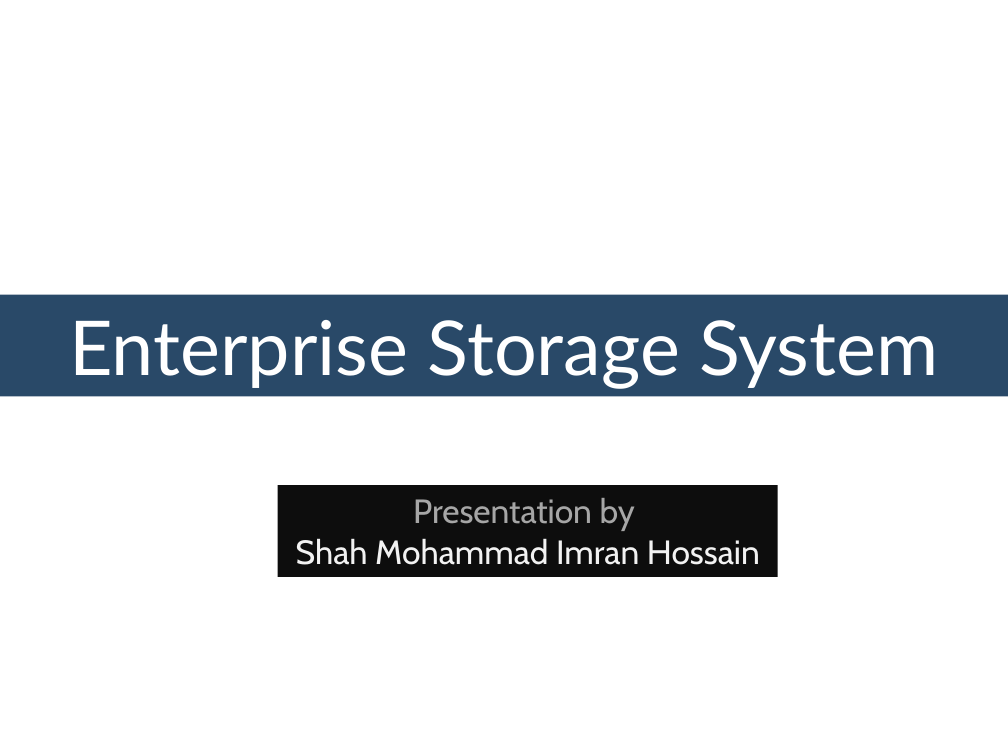
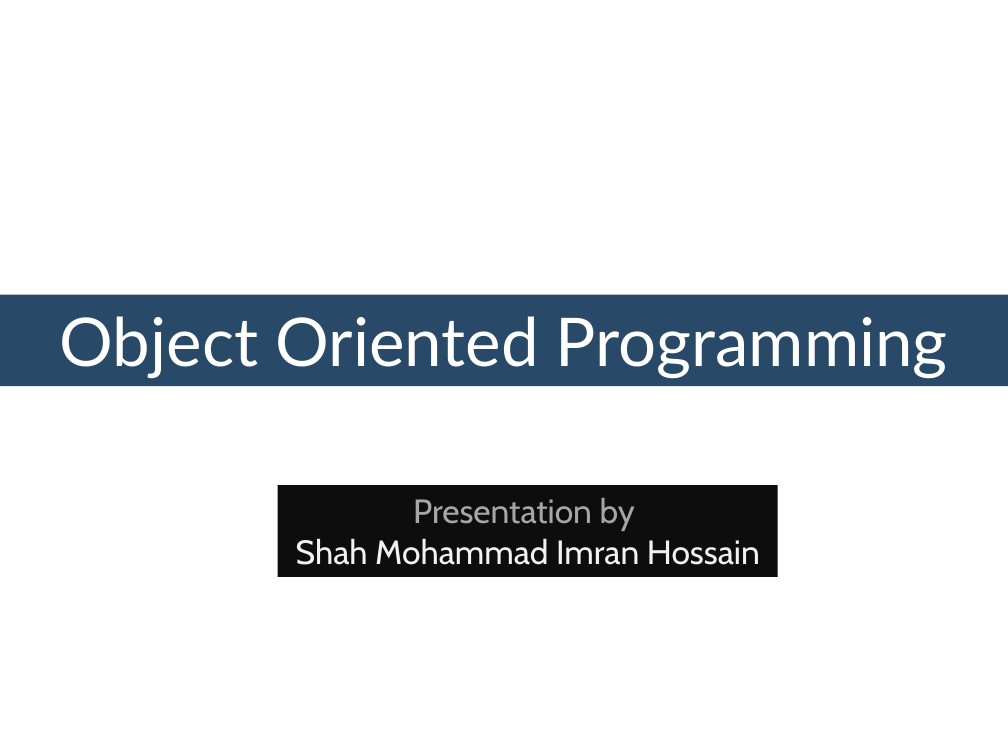
Before and after one commit to Imran4424/C-Plus-Plus-Object-Oriented, a slide deck: slide 1 of OOP.pptx. Drawn at 1008x756 pixels with LibreOffice and Linux fonts; fonts in the diff are those of the drawing; background and template pictures are left out. Boxes give left, top, right and bottom in pixels: in the first picture for what was removed or moved away, otherwise in the second. Text is boxed around its words. In the diff, an @@ line names an element or a change of style, - is before the commit and + after.

Commit message:
oop

```diff
--- a/OOP.pptx
+++ b/OOP.pptx
@@ rectangle "Object Oriented Programming": place and size @@
-rectangle "Object Oriented Programming" at (0, 294, 1008, 396)
+rectangle "Object Oriented Programming" at (0, 294, 1008, 386)
@@ text in rectangle at (60, 316, 948, 379): text changed; size 54 to 48 pt @@
-Enterprise Storage System
+Object Oriented Programming
```
